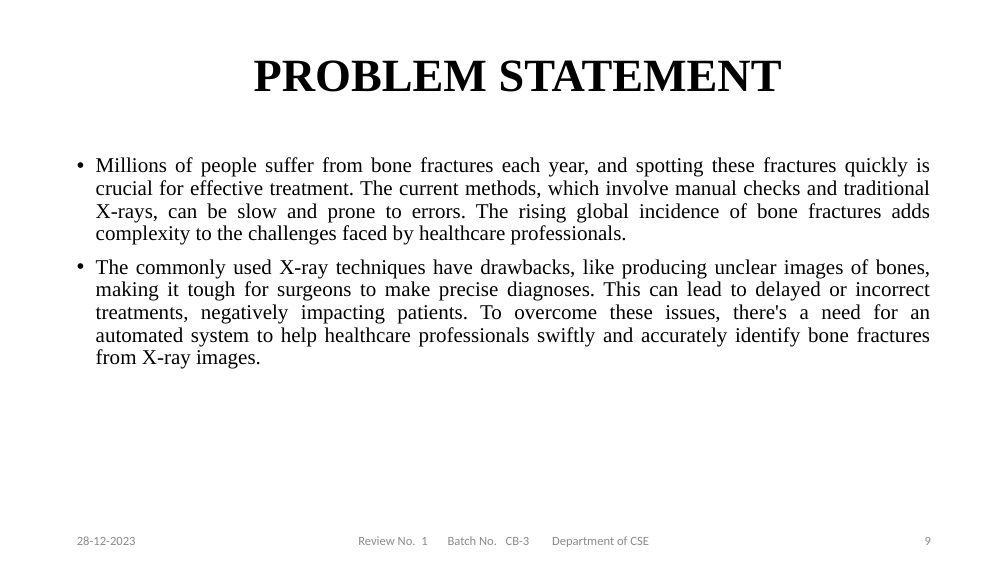
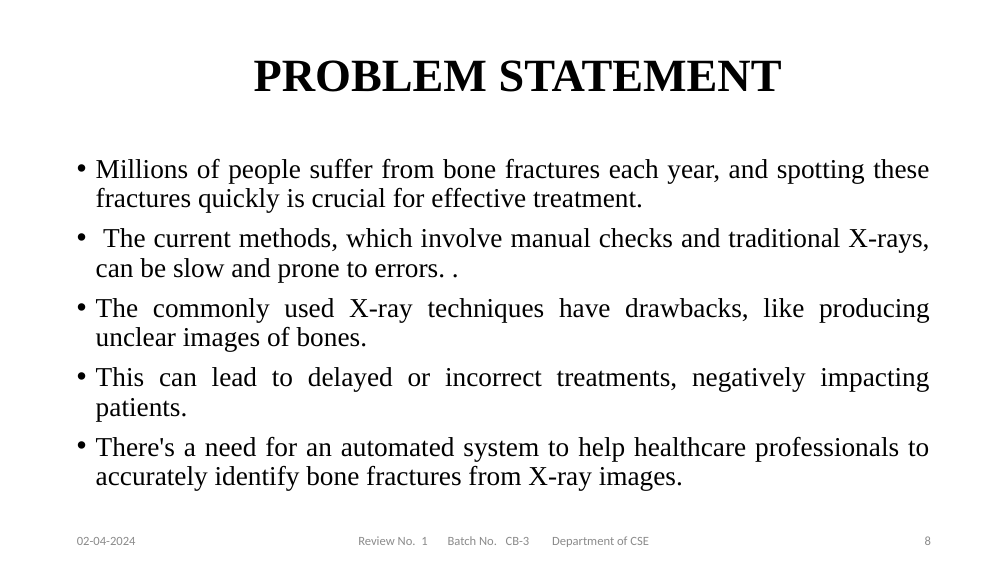
Before and after one commit to NEC-PROJECTS-2024/CB3, a slide deck: slide 8 of Documents/review-1.pptx (slide 9 before the commit). Drawn at 1008x567 pixels with LibreOffice and Linux fonts; fonts in the diff are those of the drawing; background and template pictures are left out. Boxes give left, top, right and bottom in pixels: in the first picture for what was removed or moved away, otherwise in the second. Text is boxed around its words. In the diff, an @@ line names an element or a change of style, - is before the commit and + after.

```diff
--- a/Documents/review-1.pptx
+++ b/Documents/review-1.pptx
@@ text at box(96, 158, 930, 490): text changed; size 20 to 26 pt @@
-• Millions of people suffer from bone fractures each year, and spotting these fractures quickly is crucial for effective treatment. The current methods, which involve manual checks and traditional X-rays, can be slow and prone to errors. The rising global incidence of bone fractures adds complexity to the challenges faced by healthcare professionals.
-• The commonly used X-ray techniques have drawbacks, like producing unclear images of bones, making it tough for surgeons to make precise diagnoses. This can lead to delayed or incorrect treatments, negatively impacting patients. To overcome these issues, there's a need for an automated system to help healthcare professionals swiftly and accurately identify bone fractures from X-ray images.
+• Millions of people suffer from bone fractures each year, and spotting these fractures quickly is crucial for effective treatment.
+• The current methods, which involve manual checks and traditional X-rays, can be slow and prone to errors. .
+• The commonly used X-ray techniques have drawbacks, like producing unclear images of bones.
+• This can lead to delayed or incorrect treatments, negatively impacting patients.
+• There's a need for an automated system to help healthcare professionals to accurately identify bone fractures from X-ray images.
@@ text at box(77, 537, 136, 545): text changed @@
-28-12-2023
+02-04-2024
```
Also in this commit, not shown: 14 other slides changed, 5 slides added, 1 slide removed, 10 other files.
